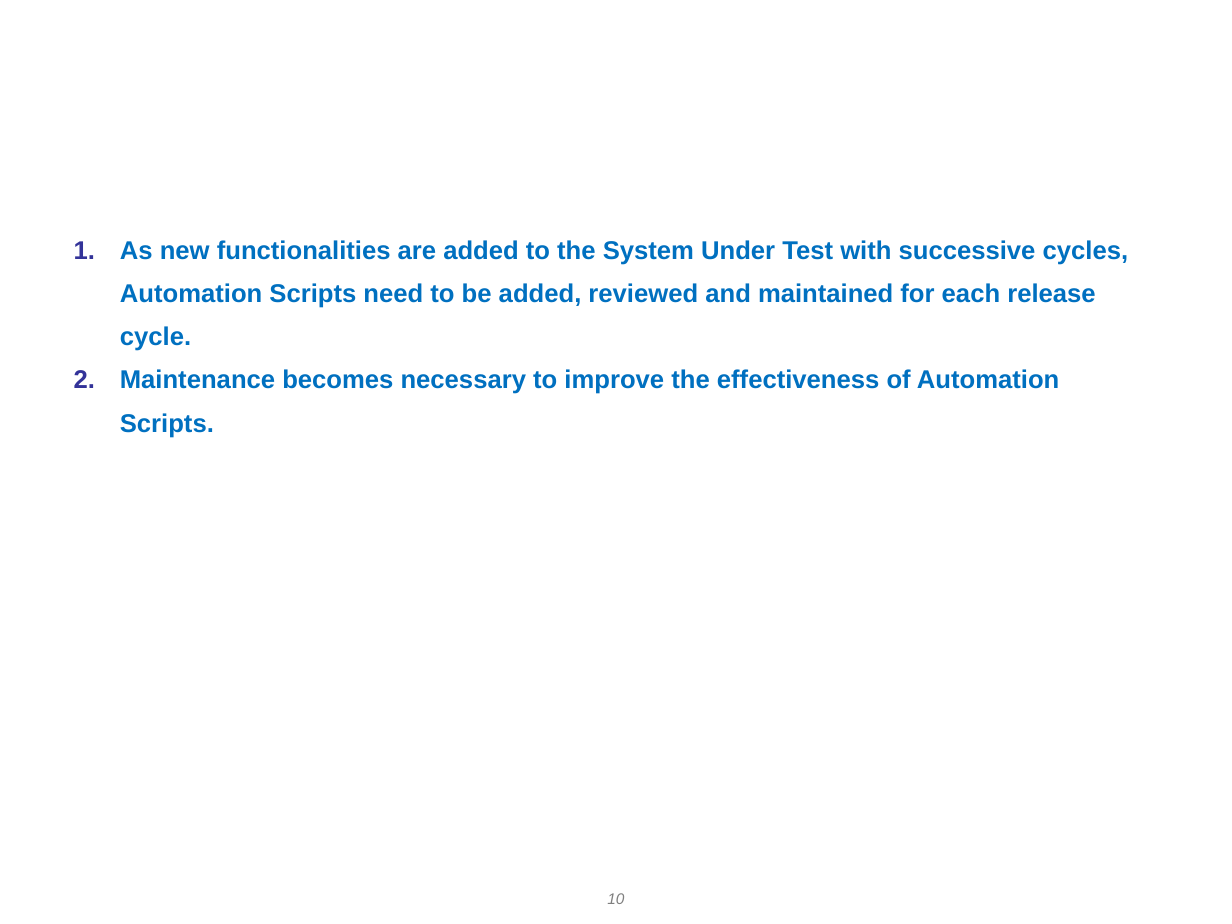
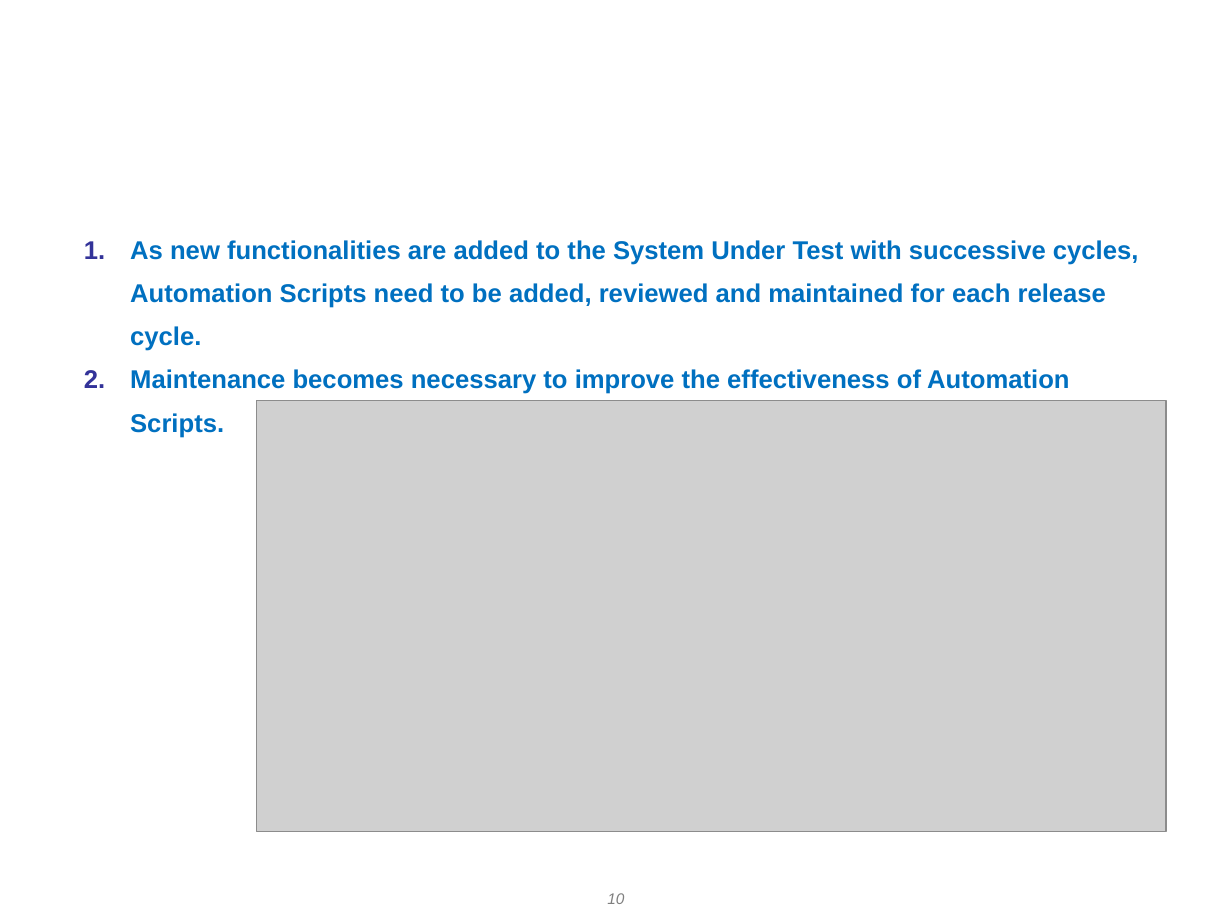
Before and after one commit to sunilkumarg-techbrain/InterviewQuestions, a slide deck: slide 10 of DAY 1 - Introduction to Automation.ppt. Drawn at 1232x924 pixels with LibreOffice and Linux fonts; fonts in the diff are those of the drawing; grey boxes stand for pictures; background and template pictures are left out. Boxes give left, top, right and bottom in pixels: in the first picture for what was removed or moved away, otherwise in the second. Text is boxed around its words. In the diff, an @@ line names an element or a change of style, - is before the commit and + after.

```diff
--- a/DAY 1 - Introduction to Automation.ppt
+++ b/DAY 1 - Introduction to Automation.ppt
@@ text "As new functionalities are added ...": place and size @@
-text "As new functionalities are added ..." at (120,240,1129,438)
+text "As new functionalities are added ..." at (130,240,1139,438)
@@ picture added at (256,400,1165,832) @@
```
Also in this commit, not shown: 15 other slides changed, 13 other files.
